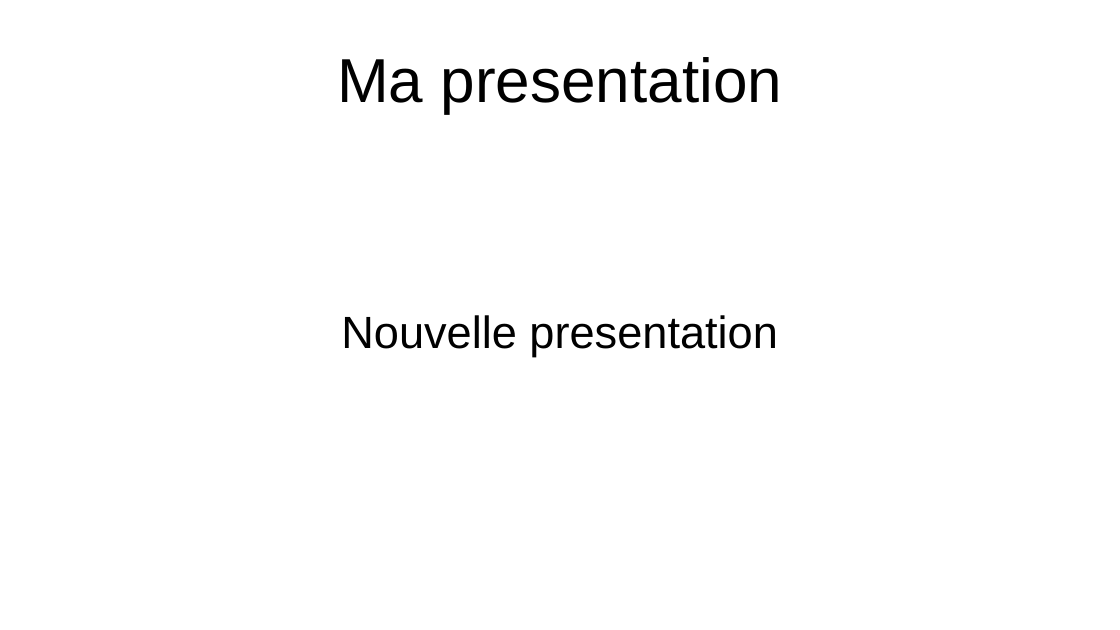
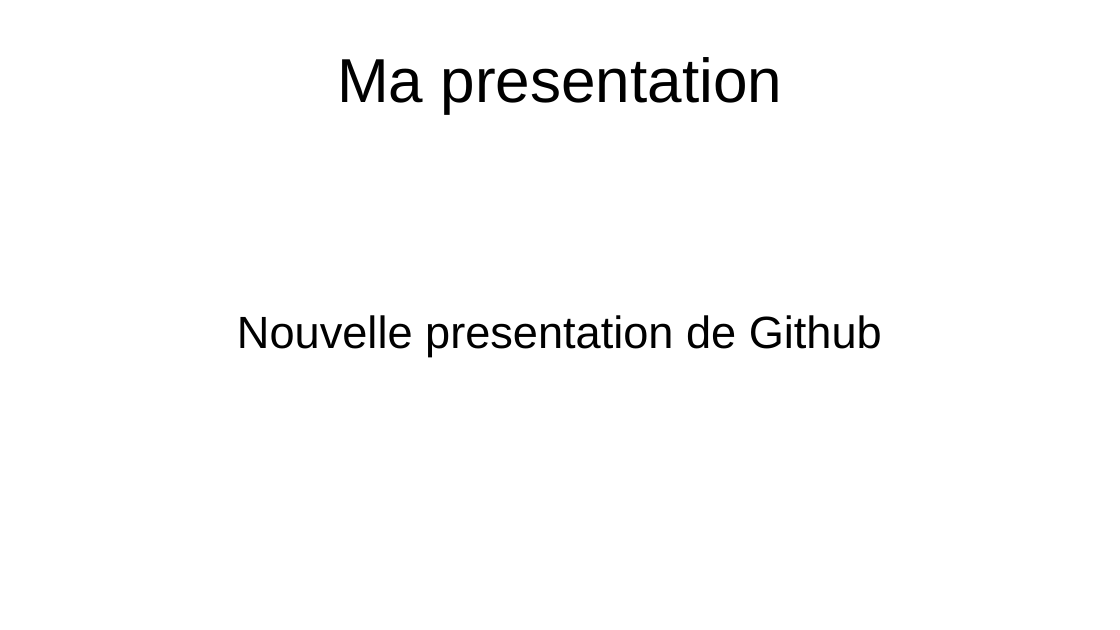
Before and after one commit to amaizener/essai, a slide deck: slide 1 of Nouveau Présentation OpenDocument.odp. Drawn at 1120x630 pixels with LibreOffice and Linux fonts; fonts in the diff are those of the drawing. Boxes give left, top, right and bottom in pixels: in the first picture for what was removed or moved away, otherwise in the second. Text is boxed around its words. In the diff, an @@ line names an element or a change of style, - is before the commit and + after.

```diff
--- a/Nouveau Présentation OpenDocument.odp
+++ b/Nouveau Présentation OpenDocument.odp
@@ subtitle at (x1=237, y1=315, x2=882, y2=356): text changed @@
-Nouvelle presentation
+Nouvelle presentation de Github
```
